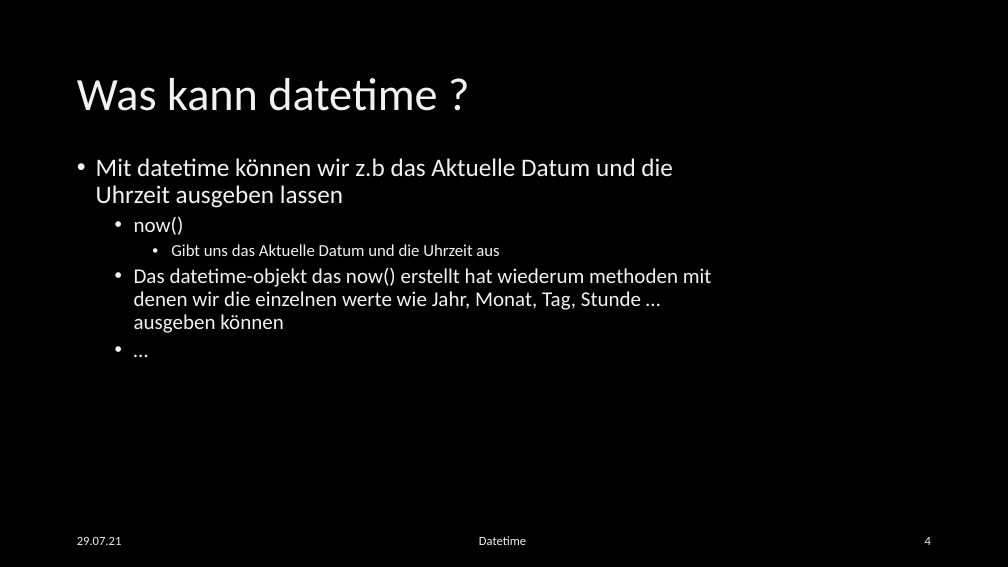
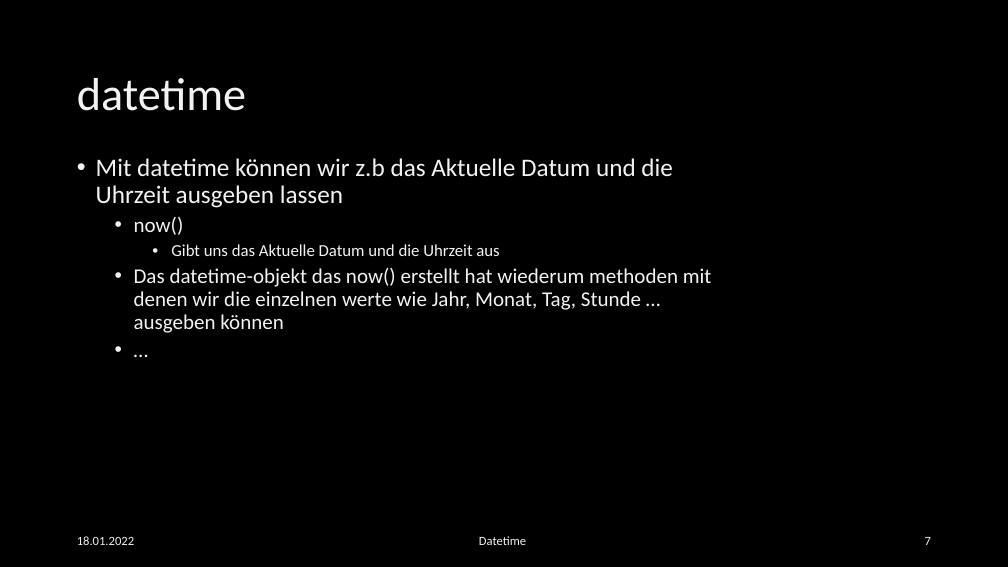
Before and after one commit to EsstBananeImEi/python_kurs, a slide deck: slide 7 of Materialien/Powerpoint/Einfuehrung in Datetime.pptx (slide 4 before the commit). Drawn at 1008x567 pixels with LibreOffice and Linux fonts; fonts in the diff are those of the drawing; background and template pictures are left out. Boxes give left, top, right and bottom in pixels: in the first picture for what was removed or moved away, otherwise in the second. Text is boxed around its words. In the diff, an @@ line names an element or a change of style, - is before the commit and + after.

Commit message:
update and finished Datetime kapitel

```diff
--- a/Materialien/Powerpoint/Einfuehrung in Datetime.pptx
+++ b/Materialien/Powerpoint/Einfuehrung in Datetime.pptx
@@ title at bbox=[77, 78, 246, 111]: text changed @@
-Was kann datetime ?
+datetime
@@ text at bbox=[77, 536, 134, 545]: text changed @@
-29.07.21
+18.01.2022
@@ page number at bbox=[925, 537, 931, 545]: text changed @@
-4
+7
```
Also in this commit, not shown: 5 other slides changed, 5 slides added, 8 other files.
